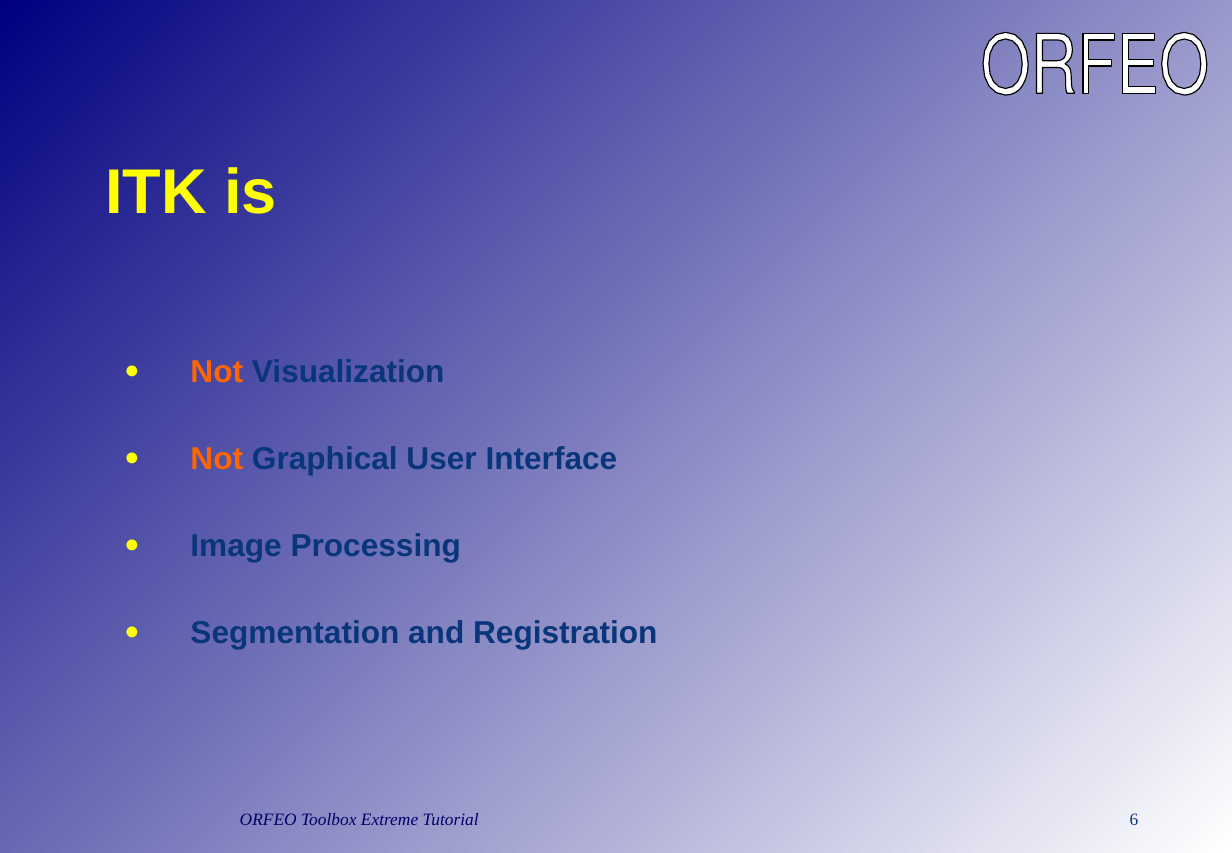
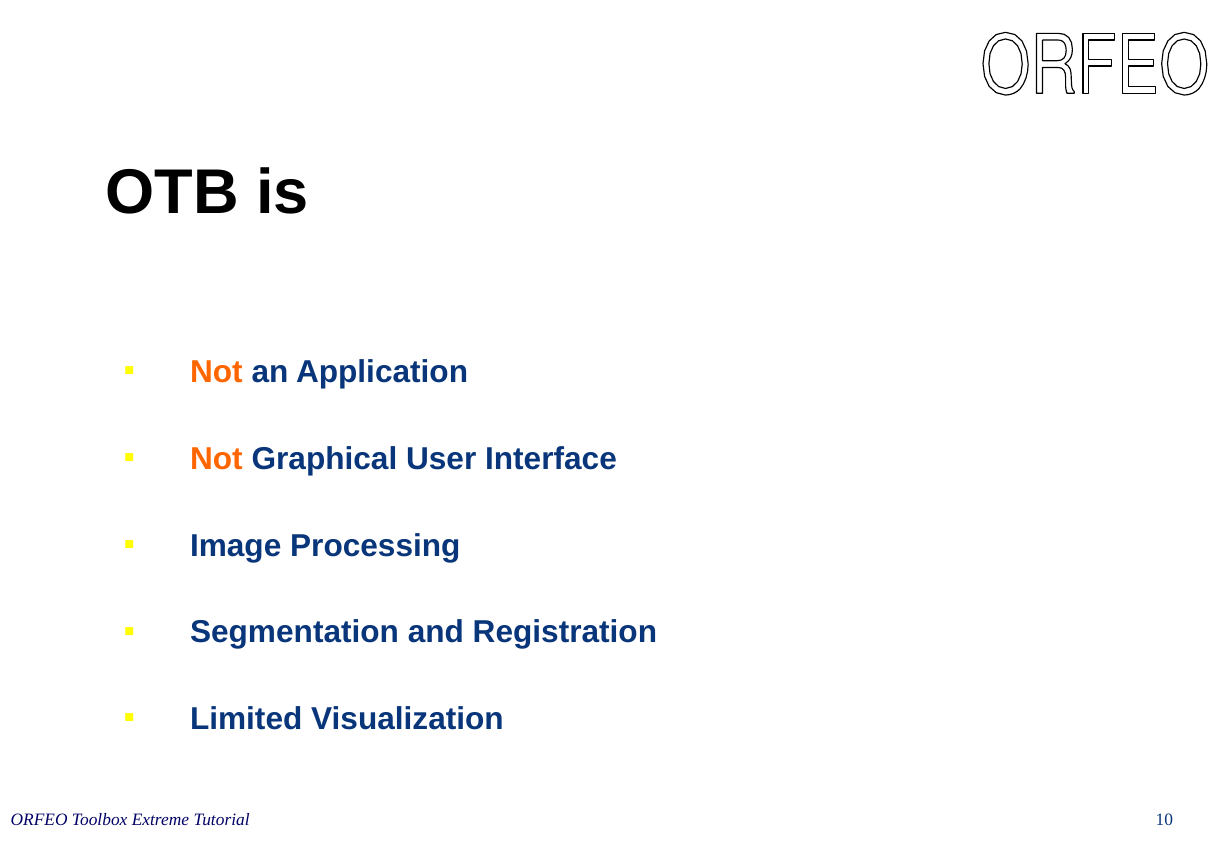
Before and after one commit to orfeotoolbox/OTB-Documents, a slide deck: slide 10 of CourseWare/OTBIn90Minutes.ppt (slide 6 before the commit). Drawn at 1232x853 pixels with LibreOffice and Linux fonts; fonts in the diff are those of the drawing. Boxes give left, top, right and bottom in pixels: in the first picture for what was removed or moved away, otherwise in the second. Text is boxed around its words. In the diff, an @@ line names an element or a change of style, - is before the commit and + after.

```diff
--- a/CourseWare/OTBIn90Minutes.ppt
+++ b/CourseWare/OTBIn90Minutes.ppt
@@ background gradient #000080 to #FFFFFF to #FFFFFF @@
@@ title at (105, 167, 309, 214): text changed; text colour #FFFF00 to #000000 @@
-ITK is
+OTB is
@@ text at (190, 359, 468, 388): text changed @@
-● Not Visualization
+■ Not an Application
@@ text at (190, 446, 657, 648): bullet ● to ■ @@
@@ text at (190, 706, 504, 730): paragraph added @@
+■ Limited Visualization
@@ text "ORFEO Toolbox Extreme Tutorial": place and size @@
-text "ORFEO Toolbox Extreme Tutorial" at (240, 813, 479, 825)
+text "ORFEO Toolbox Extreme Tutorial" at (11, 813, 250, 825)
@@ page number removed at (1130, 813, 1139, 825) @@
-6
@@ page number added at (1156, 813, 1173, 825), 11 pt, text #09367A @@
+10
```
Also in this commit, not shown: 23 other slides changed, 8 slides added, 3 slides removed.
